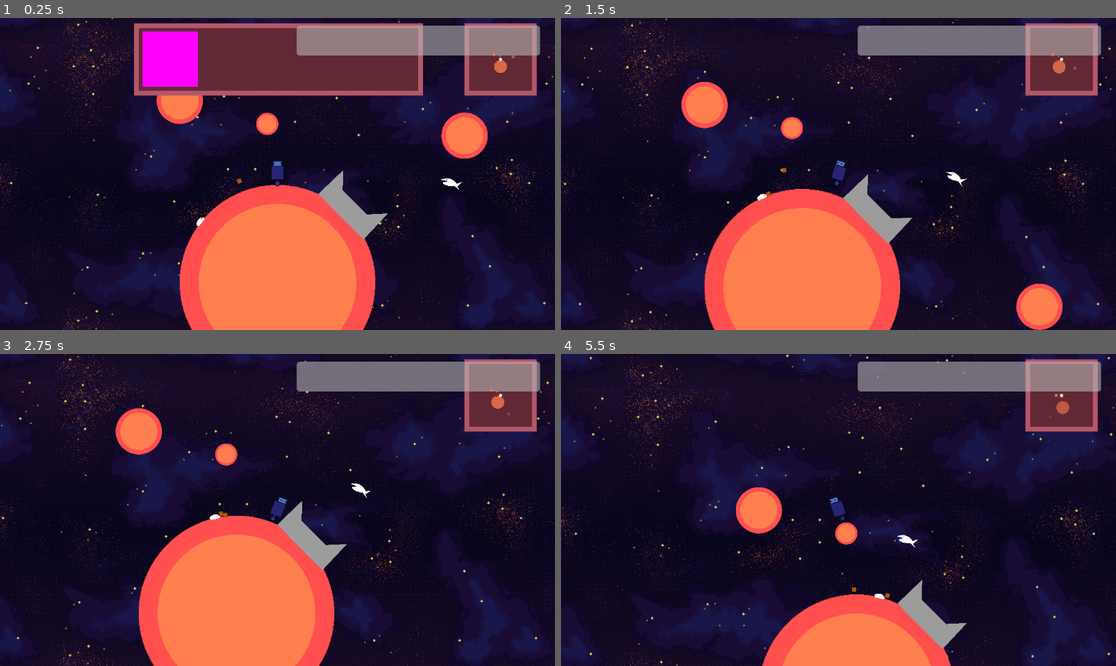
Above: before the commit, frames 1-4 (two rows, left to right).
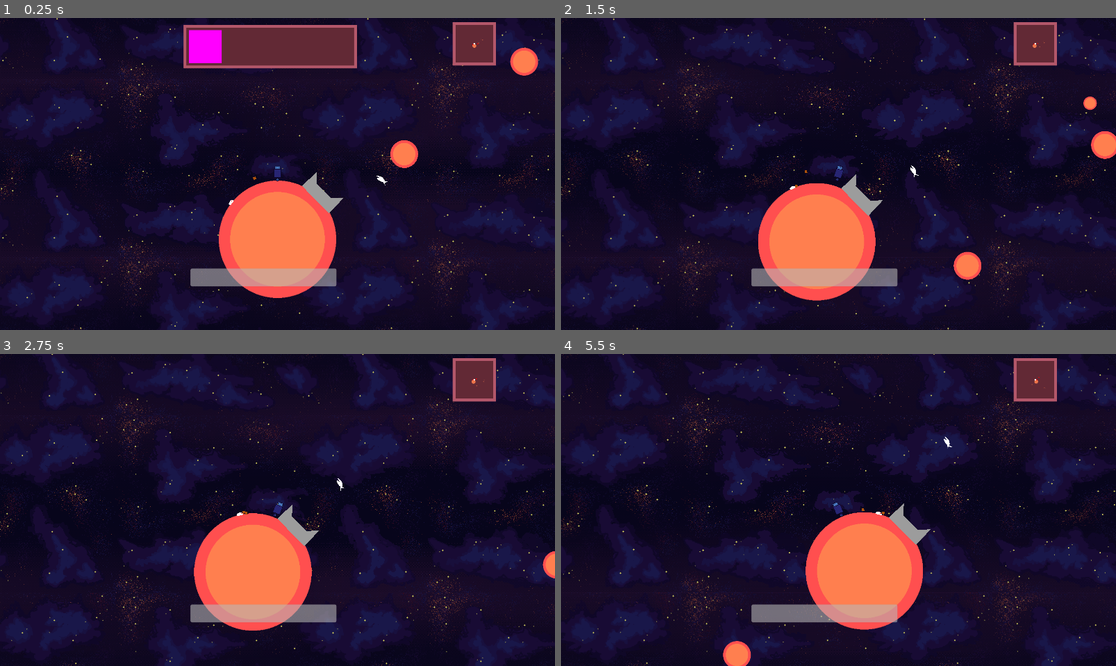
Above: after the commit, the same moments.

Repository: game-jam-team-1/gmtk-jam
Game: Godot game, scene res://Scenes/world.tscn
The game is run twice, just before and just after one commit, with the same random seed, the same clock (stepped at 60 frames per second) and the same inputs.
Inputs (mouse positions are in pixels of both pictures, inside the frame that each line leads up to):
- Up to frame 1 (0.25 s): no input
- Up to frame 2 (1.5 s): move the mouse to (960, 158) at 0.52 s; hold D (right) 0.53-1.28 s; tap Space (dismiss_dialog) at 0.6 s; tap W (jump) at 0.77 s; move the mouse to (727, 189) at 1.27 s; hold A (left) from 1.28 s (still down); tap E (interact) at 1.35 s
- Up to frame 3 (2.75 s): tap W (jump) at 1.52 s; move the mouse to (333, 441) at 2.02 s; release A (left) at 2.03 s; hold D (right) from 2.03 s (still down); tap Space (dismiss_dialog) at 2.1 s
- Up to frame 4 (5.5 s): move the mouse to (810, 572) at 2.77 s; tap E (interact) at 2.85, 4.35 s; tap W (jump) at 3.02, 3.77, 4.52 s; move the mouse to (1005, 556) at 3.52 s; release D (right) at 3.53 s; hold A (left) from 3.53 s (still down); tap Space (dismiss_dialog) at 3.6, 5.1 s; move the mouse to (672, 463) at 4.27 s; move the mouse to (866, 510) at 5.02 s

The runs differ from the first frame. In frame 1, 40% of the frame differs, in the area x 0-100%, y 0-100%; in frame 2, 35%; in frame 3, 34%; in frame 4, 36%.
Error in both runs: Cannot call method 'get_children' on a null value. (res://Scripts/player.gd:81)

Commit message:
Changed level layout

Diff:
--- a/Scenes/world.tscn
+++ b/Scenes/world.tscn
@@ -42,20 +42,20 @@
 scale = Vector2(2, 2)
 texture = ExtResource("9_0fj1v")
 
-[node name="Planet3" parent="." instance=ExtResource("1_fj7yv")]
-position = Vector2(727, 574)
+[node name="Planet3" parent="." node_paths=PackedStringArray("orbit_planet") instance=ExtResource("1_fj7yv")]
+position = Vector2(3055, -696)
 scale = Vector2(0.48, 0.48)
+orbit_enabled = true
+orbit_planet = NodePath("../Planet")
 
-[node name="PackageDepot" parent="Planet3" instance=ExtResource("2_fo5ed")]
-position = Vector2(1141.67, 1183.33)
-rotation = 0.785398
-scale = Vector2(2.08333, 2.08333)
-
-[node name="Planet" parent="." instance=ExtResource("1_fj7yv")]
-position = Vector2(122, 414)
+[node name="Planet" parent="." node_paths=PackedStringArray("orbit_planet") instance=ExtResource("1_fj7yv")]
+position = Vector2(3524, -531)
+orbit_enabled = true
+orbit_planet = NodePath("../Planet4")
+orbit_speed = 0.004
 
 [node name="Planet2" parent="." node_paths=PackedStringArray("orbit_planet") instance=ExtResource("1_fj7yv")]
-position = Vector2(1938, 485)
+position = Vector2(2108, 497)
 orbit_enabled = true
 orbit_planet = NodePath("../Planet4")
 
@@ -63,6 +63,11 @@
 position = Vector2(798, 1674)
 scale = Vector2(4.23341, 4.23341)
 refills_fuel = true
+
+[node name="PackageDepot" parent="Planet4" instance=ExtResource("2_fo5ed")]
+position = Vector2(112.675, -125.667)
+rotation = 0.785398
+scale = Vector2(0.236216, 0.236216)
 
 [node name="Player" parent="." instance=ExtResource("2_fj7yv")]
 position = Vector2(798, 956)
@@ -75,18 +80,18 @@
 [node name="CanvasLayer" type="CanvasLayer" parent="."]
 
 [node name="FuelBar" type="ProgressBar" parent="CanvasLayer"]
-offset_left = 616.0
-offset_top = 16.0
-offset_right = 1121.0
-offset_bottom = 78.0
+offset_left = 659.0
+offset_top = 867.0
+offset_right = 1164.0
+offset_bottom = 929.0
 show_percentage = false
 
 [node name="Minimap" parent="CanvasLayer" node_paths=PackedStringArray("player") instance=ExtResource("6_o06y3")]
-position = Vector2(1039, 86)
+position = Vector2(1641, 89)
 player = NodePath("../../Player")
 
 [node name="DialogBox" parent="CanvasLayer" instance=ExtResource("8_k7acu")]
-position = Vector2(578, 86)
+position = Vector2(935, 99)
 
 [node name="Packages" type="Node2D" parent="."]
 
@@ -102,4 +107,5 @@
 path_line = NodePath("../Line2D")
 
 [node name="Line2D" type="Line2D" parent="."]
-points = PackedVector2Array(1910, 993, 1565, 772, 1068, 603, 879, 477, 580, 465, 429, 577, 262, 768, 71, 954, -17, 1147, -66, 1447, -94, 1810, 259, 2427, 680, 2646, 1230, 2549, 1601, 2163, 1734, 1827, 1756, 1349, 1743, 1169, 1824, 1053)
+visible = false
+points = PackedVector2Array(1910, 863, 1781, 620, 1791, 462, 1785, 308, 1723, 201, 1599, 143, 1463, 177, 1310, 292, 1101, 458, 853, 526, 600, 600, 420, 709, 188, 1028, 70, 1309, 13, 1514, -43, 1654, -167, 1743, -423, 1910, -604, 2177, -680, 2375, -658, 2477, -460, 2523, -210, 2534, 216, 2519, 668, 2469, 991, 2462, 1420, 2428, 1735, 2169, 1989, 2033, 2236, 1934, 2351, 1828, 2493, 1635, 2475, 1493, 2305, 1378, 2135, 1286)
--- a/Scripts/minimap.gd
+++ b/Scripts/minimap.gd
@@ -1,7 +1,7 @@
 class_name Minimap
 extends Node2D
 
-const scale_factor: float = 50.0
+const scale_factor: float = 100.0
 
 @onready var world: World = get_parent().get_parent()
 @export var player: Player
@@ -16,7 +16,7 @@
 	return converted
 
 func _get_alpha(local_pos: Vector2) -> float:
-	return 1 - local_pos.length() / 60
+	return 1 - local_pos.length() / 65
 
 func _draw() -> void:
 	var planets: Array[Planet]
@@ -27,6 +27,8 @@
 			planets.append(node)
 		if node is CrawlerEnemy:
 			enemies.append(node)
+		if node is ShipEnemy:
+			enemies.append(node)
 
 	for planet in planets:
 		var local: Vector2 = _convert_to_local(planet.global_position)
--- a/project.godot
+++ b/project.godot
@@ -13,6 +13,11 @@
 config/name="jam"
 run/main_scene="uid://debprahfmmn1a"
 config/features=PackedStringArray("4.4", "Forward Plus")
+
+[display]
+
+window/size/viewport_width=1920
+window/size/viewport_height=1080
 
 [input]
 
